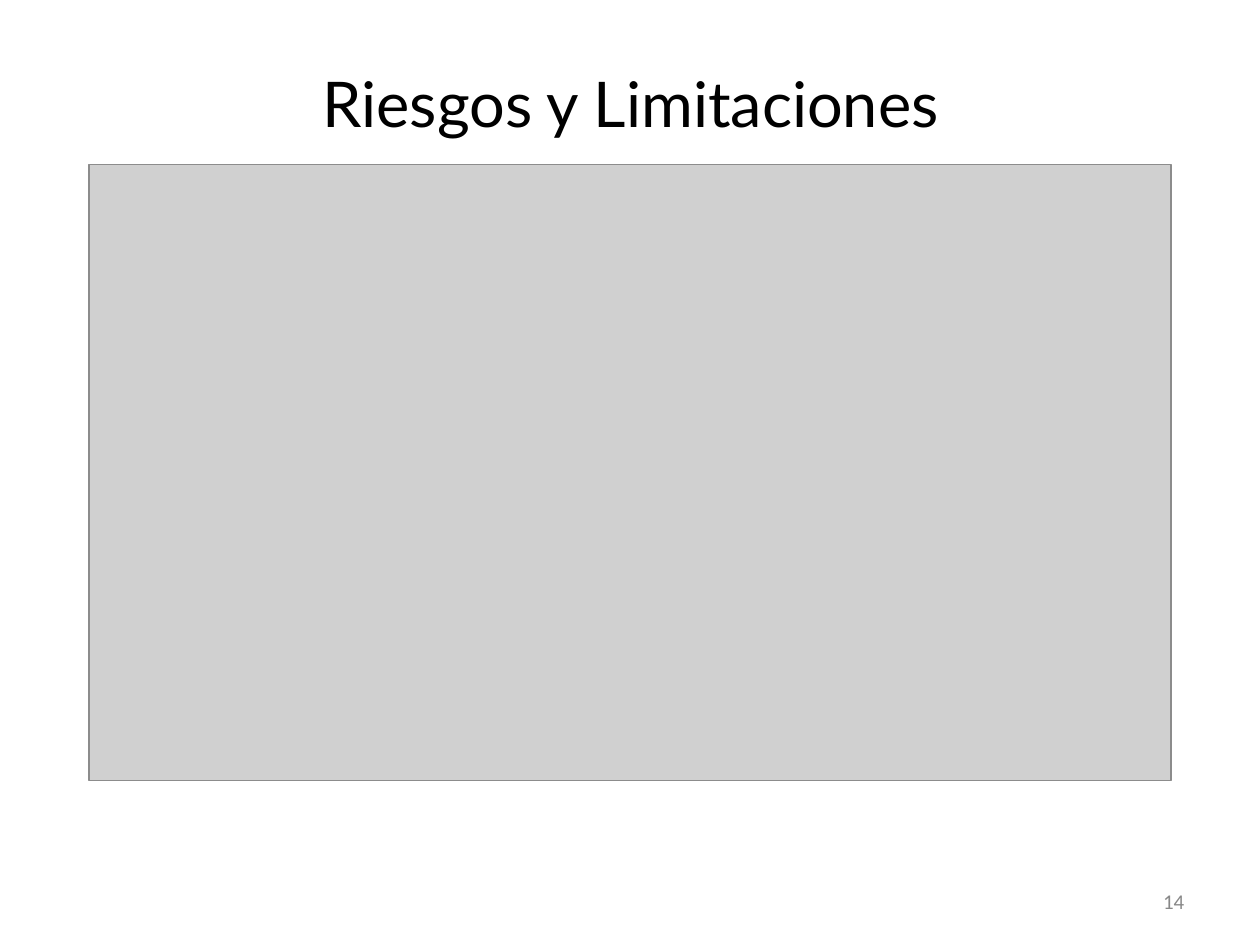
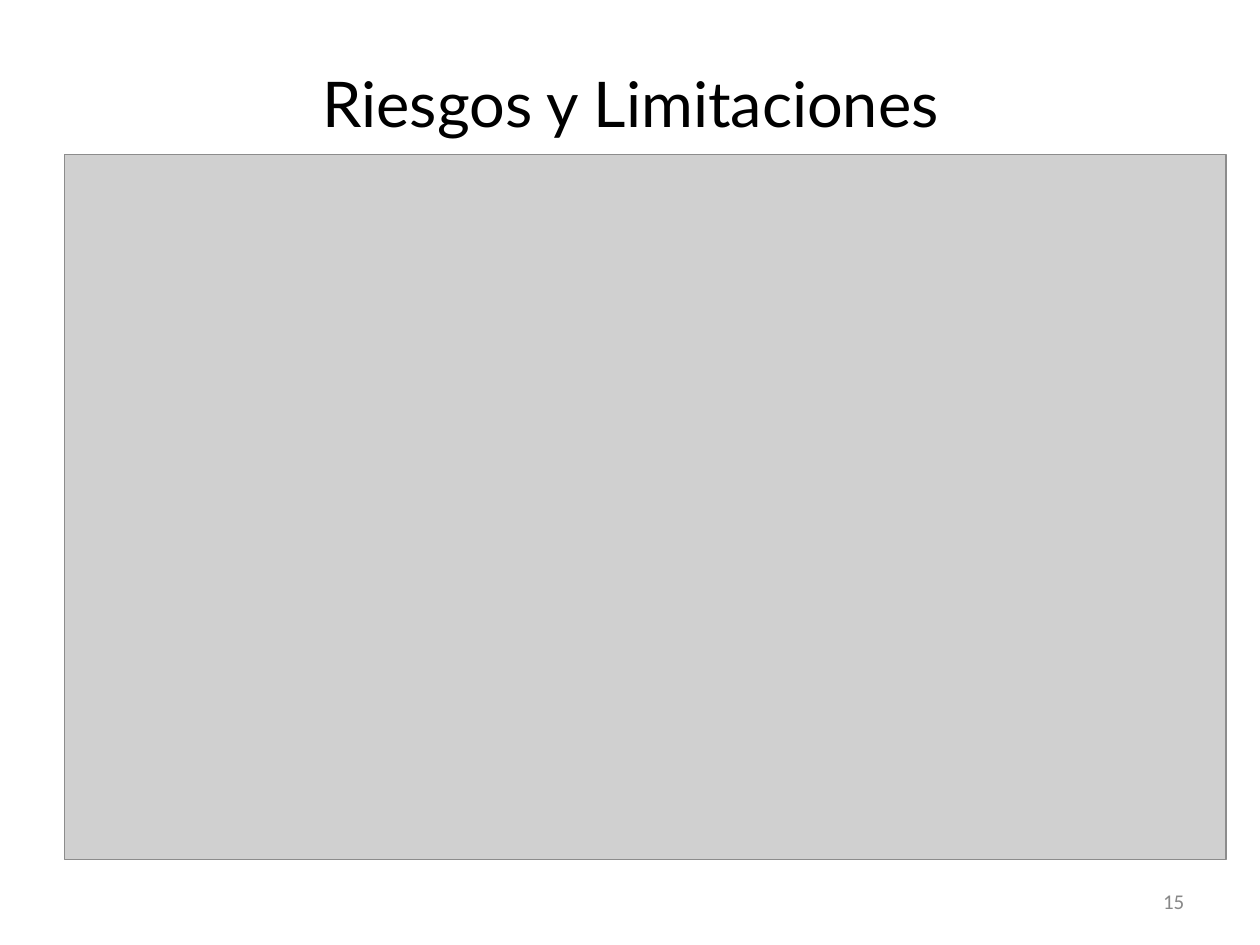
Before and after one commit to estivenLandazury/PDG, a slide deck: slide 15 of A00056992/3-PresentaciónPdG-I.pptx (slide 14 before the commit). Drawn at 1260x945 pixels with LibreOffice and Linux fonts; fonts in the diff are those of the drawing; grey boxes stand for pictures. Boxes give left, top, right and bottom in pixels: in the first picture for what was removed or moved away, otherwise in the second. Text is boxed around its words. In the diff, an @@ line names an element or a change of style, - is before the commit and + after.

```diff
--- a/A00056992/3-PresentaciónPdG-I.pptx
+++ b/A00056992/3-PresentaciónPdG-I.pptx
@@ picture: place and size @@
-picture at bbox=[89, 165, 1172, 781]
+picture at bbox=[64, 154, 1226, 859]
@@ page number at bbox=[1163, 895, 1184, 909]: text changed @@
-14
+15
```
Also in this commit, not shown: 2 other slides changed, 1 slide added.
